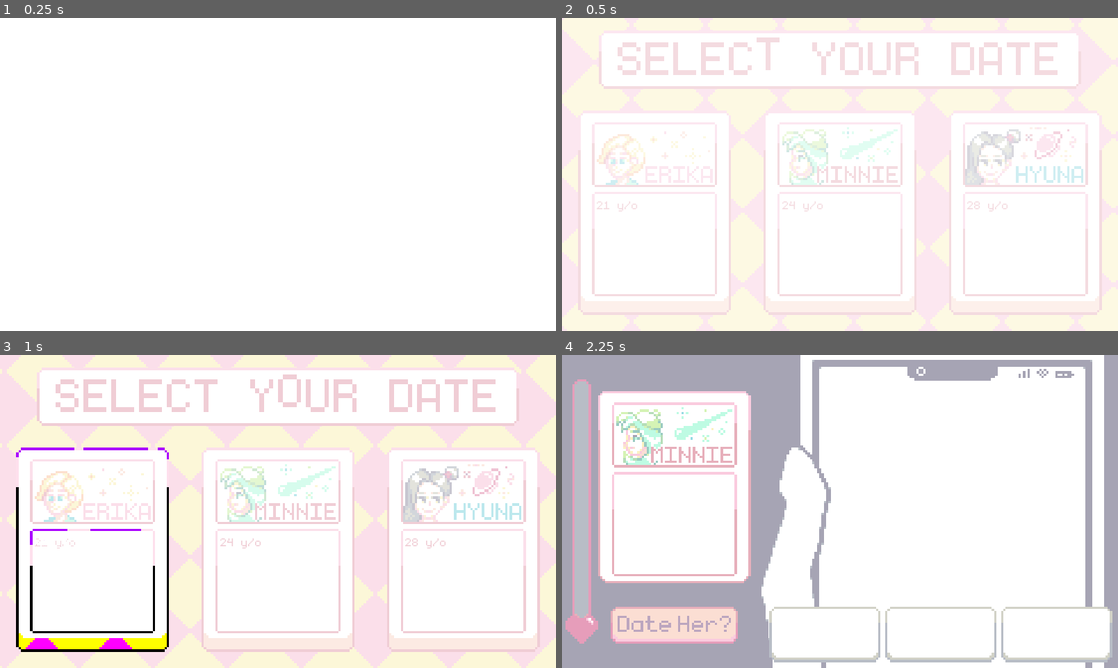
Above: before the commit, frames 1-4 (two rows, left to right).
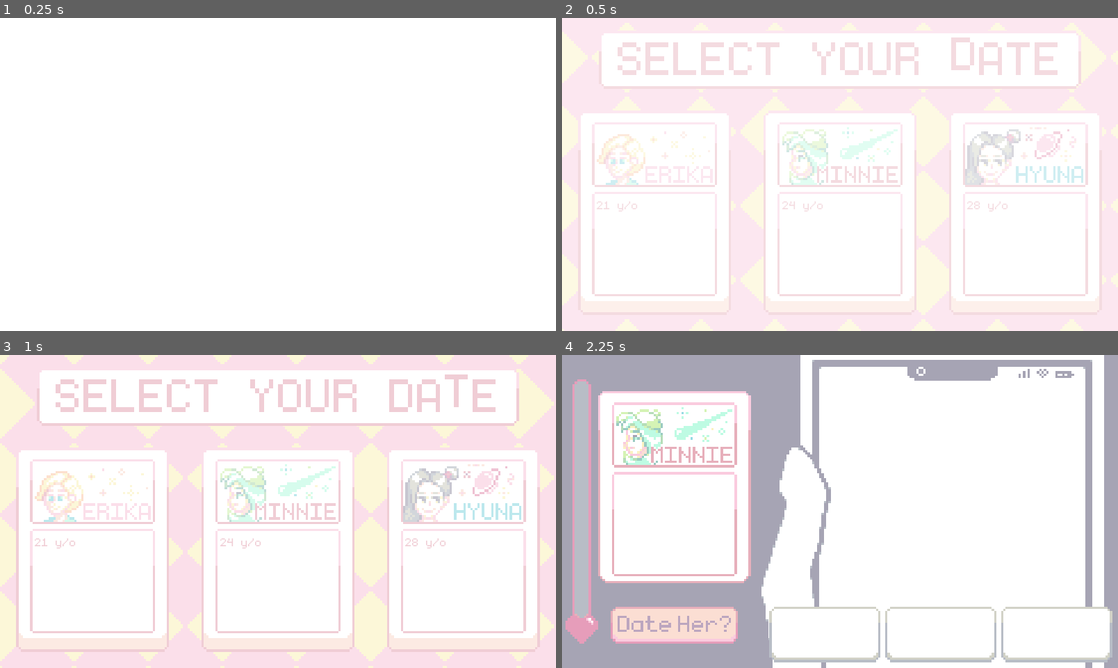
Above: after the commit, the same moments.

Repository: MaiGamesDev/PixelMate
Game: Godot game, scene res://Source/Main/LevelSelect.tscn
The game is run twice, just before and just after one commit, with the same random seed, the same clock (stepped at 60 frames per second) and the same inputs. This scene is started directly instead of the project's main scene.
Inputs (mouse positions are in pixels of both pictures, inside the frame that each line leads up to):
- Up to frame 1 (0.25 s): no input
- Up to frame 2 (0.5 s): no input
- Up to frame 3 (1 s): click "21 y/o" at 0.5 s
- Up to frame 4 (2.25 s): click "24 y/o" at 1.25 s; click (673, 624) at 2 s

Frame 1 is identical in both runs. In frame 2, 0.3% of the frame differs, in the area x 35-75%, y 6-19%; in frame 3, 2.7%, in the area x 2-85%, y 6-95%; in frame 4, nothing differs.

Commit message:
button.gd fixed

Diff:
--- a/PM/Source/Main/Button.gd
+++ b/PM/Source/Main/Button.gd
@@ -35,7 +35,7 @@
 		yield(get_tree().create_timer(0.15),"timeout")
 
 		new_texture.queue_free()
-		self_modulate.a = 100
+		self_modulate.a = 1
 
 	if texture != null:
 		texture.rect_position.y = texture_origin_y
--- a/PM/Source/Main/LevelSelect.tscn
+++ b/PM/Source/Main/LevelSelect.tscn
@@ -252,14 +252,13 @@
 
 [node name="BackGround" type="AnimatedSprite" parent="."]
 frames = SubResource( 17 )
-frame = 9
 playing = true
 centered = false
 
 [node name="SelectTitle" type="AnimatedSprite" parent="."]
 position = Vector2( 240, 36 )
 frames = SubResource( 39 )
-frame = 10
+frame = 15
 playing = true
 
 [node name="AnimationPlayer" type="AnimationPlayer" parent="."]
--- a/PM/Source/Main/MainMenu.tscn
+++ b/PM/Source/Main/MainMenu.tscn
@@ -122,7 +122,7 @@
 [node name="ClickText" type="AnimatedSprite" parent="."]
 position = Vector2( 240, 228 )
 frames = SubResource( 5 )
-frame = 1
+frame = 3
 playing = true
 
 [node name="Start" type="TextureButton" parent="."]
